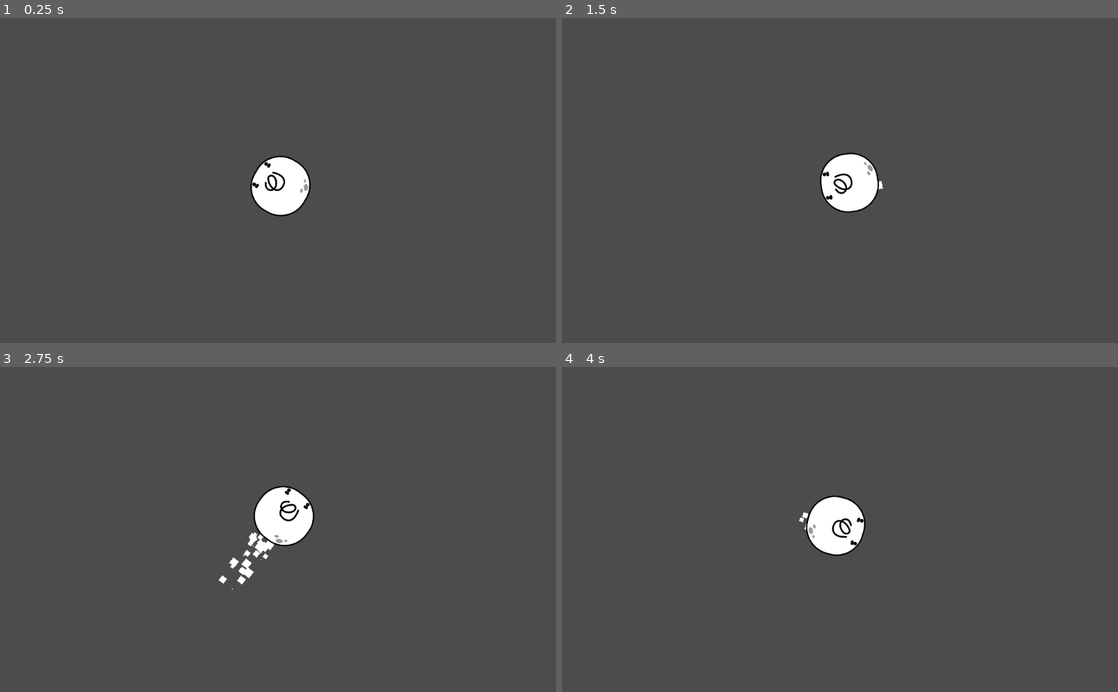
Above: before the commit, frames 1-4 (two rows, left to right).
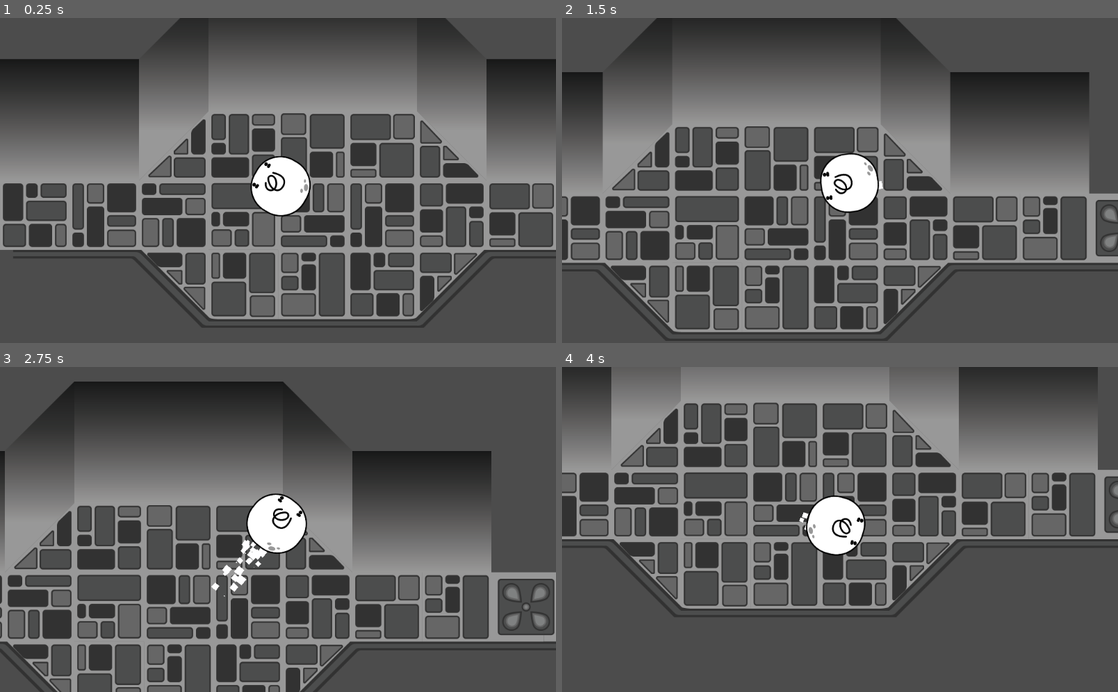
Above: after the commit, the same moments.

Repository: darnest99/Jam1
Game: Godot game, scene res://srs/World/WorldBase.tscn
Same seed, same stepped clock (60 frames per second), same inputs: the game is played once before the commit and once after it. The engine's default icon, where the game draws it, is replaced by a stand-in: a white triangle on a blue panel in a dark square.
Inputs (mouse positions are in pixels of both pictures, inside the frame that each line leads up to):
- Up to frame 1 (0.25 s): no input
- Up to frame 2 (1.5 s): tap Enter at 0.5 s; move the mouse to (962, 164) at 0.52 s; hold W (forward) 0.53-1.28 s; click (962, 164) at 0.6 s; move the mouse to (728, 196) at 1.27 s; click (728, 196) at 1.35 s
- Up to frame 3 (2.75 s): move the mouse to (333, 458) at 2.02 s; hold W (forward) from 2.03 s (still down); click (333, 458) at 2.1 s
- Up to frame 4 (4 s): move the mouse to (812, 594) at 2.77 s; click (812, 594) at 2.85 s; move the mouse to (1006, 578) at 3.52 s; release W (forward) at 3.53 s; click (1006, 578) at 3.6 s

The runs differ from the first frame. In frame 1, 47% of the frame differs, in the area x 0-100%, y 0-96%; in frame 2, 47%; in frame 3, 45%; in frame 4, 41%.

Commit message:
Nat Commit
Built Map1 tiles, added collisions to walls and borders. Need to workshop the corner tiles a little bit so they fit perfectly.

Diff:
--- a/Jam1/project.godot
+++ b/Jam1/project.godot
@@ -10,7 +10,6 @@
 
 _global_script_classes=[  ]
 _global_script_class_icons={
-
 }
 
 [application]
@@ -39,4 +38,5 @@
 
 [rendering]
 
+2d/snapping/use_gpu_pixel_snap=true
 environment/default_environment="res://default_env.tres"
--- a/Jam1/srs/World/WorldBase.tscn
+++ b/Jam1/srs/World/WorldBase.tscn
@@ -3,20 +3,27 @@
 [ext_resource path="res://srs/Actors/PlayerBase.tscn" type="PackedScene" id=1]
 [ext_resource path="res://srs/Actors/BlurbBase.tscn" type="PackedScene" id=2]
 [ext_resource path="res://srs/World/WorldBase.gd" type="Script" id=3]
-
-[sub_resource type="TileSet" id=1]
+[ext_resource path="res://srs/World/dungeonlevel.tres" type="TileSet" id=4]
 
 [node name="WorldBase" type="Node2D"]
 script = ExtResource( 3 )
 mob_scene = ExtResource( 2 )
 
+[node name="TM_wallsfloors" type="TileMap" parent="."]
+tile_set = ExtResource( 4 )
+cell_size = Vector2( 32, 32 )
+format = 1
+tile_data = PoolIntArray( -1376272, 536870919, 0, -1376264, 6, 0, -1441792, 6, 0, -1441784, 6, 0, -1441776, 7, 0, -852000, 6, 0, -851992, 6, 0, -917480, 6, 0, -917472, 6, 0, -458768, -1073741819, 0, -458760, 2, 0, -524288, 0, 0, -524280, -1610612736, 0, -524272, 5, 0, 65504, -1610612734, 0, 65512, -1610612735, 0, 65520, 1610612737, 0, 65528, 3, 0, 0, 1, 0, 8, -1610612735, 0, 16, 1610612738, 0, 24, -1610612736, 0, 32, -1610612733, 0, 40, 1610612740, 0, 589808, 1610612741, 0, 589816, 1610612736, 0, 524288, -1610612733, 0, 524296, -1610612734, 0, 524304, -1610612731, 0 )
+
+[node name="TM_borders" type="TileMap" parent="."]
+tile_set = ExtResource( 4 )
+cell_size = Vector2( 16, 16 )
+format = 1
+tile_data = PoolIntArray( 96, 1073741852, 0, 786524, 1073741845, 0, 1114051, -2147483620, 0, 1114064, -536870884, 0, 1114078, 536870935, 0, 1048606, 536870934, 0, 1048626, -536870884, 0, 1048640, -536870893, 0, 1048655, -536870884, 0, 2162672, -536870893, 0, 2097152, -536870893, 0, 2097168, -536870893, 0 )
+
 [node name="PlayerBase" parent="." instance=ExtResource( 1 )]
 
 [node name="Navigation2D" type="Navigation2D" parent="."]
-
-[node name="TileMap" type="TileMap" parent="Navigation2D"]
-tile_set = SubResource( 1 )
-format = 1
 
 [node name="FPSlabel" type="Label" parent="."]
 margin_left = 901.679
@@ -45,4 +52,5 @@
 
 [node name="pos4" type="Position2D" parent="SpawnPositions"]
 position = Vector2( -193.209, 35.5847 )
+
 [connection signal="timeout" from="MobTimer" to="." method="_on_MobTimer_timeout"]
--- /dev/null
+++ b/Jam1/srs/World/dungeonlevel.tres
@@ -0,0 +1,587 @@
+[gd_resource type="TileSet" load_steps=21 format=2]
+
+[ext_resource path="res://Assets/blobguy_tile_2.png" type="Texture" id=1]
+
+[sub_resource type="ConvexPolygonShape2D" id=4]
+points = PoolVector2Array( 0, 192, 0, 160, 32, 128, 64, 96, 64, 32, 96, 32, 128, 32, 160, 0, 192, 0, 192, 32, 192, 96, 224, 96, 224, 128, 256, 128, 256, 192, 0, 192 )
+
+[sub_resource type="ConvexPolygonShape2D" id=7]
+points = PoolVector2Array( 0, 96, 0, 32, 32, 32, 64, 0, 96, 32, 128, 0, 160, 64, 224, 64, 256, 96 )
+
+[sub_resource type="ConvexPolygonShape2D" id=8]
+points = PoolVector2Array( 0, 64, 64, 0, 128, 64, 128, 128, 32, 128, 0, 96, 0, 64 )
+
+[sub_resource type="ConvexPolygonShape2D" id=9]
+points = PoolVector2Array( 256, 256, 0, 256, 0, 0, 256, 0 )
+
+[sub_resource type="ConvexPolygonShape2D" id=10]
+points = PoolVector2Array( 0, 64, 0, 64, 22.8264, 64.0629, 47.6089, 2.10669, 73.396, 63.7279, 88.4664, 63.7279, 103.202, 63.7279, 128, 0, 155.111, 64.0629, 183.912, 64.3977, 210.704, 0.432251, 236.156, 64.3977, 243.189, 64.0629, 256, 64, 256, 320, 0, 320 )
+
+[sub_resource type="ConvexPolygonShape2D" id=19]
+points = PoolVector2Array( 32, 256, 0, 256, 0, 0, 32, 0 )
+
+[sub_resource type="ConvexPolygonShape2D" id=14]
+points = PoolVector2Array( 0, 0, 96, 0, 96, 96, 64, 96, 64, 32, 0, 32 )
+
+[sub_resource type="ConvexPolygonShape2D" id=15]
+points = PoolVector2Array( 0, 0, 40, 0, 296, 256, 320, 256, 320, 288, 264, 288, 8, 32, 0, 32 )
+
+[sub_resource type="ConvexPolygonShape2D" id=16]
+points = PoolVector2Array( 0, 256, 16, 256, 24, 256, 280, 0, 320, 0, 320, 32, 312, 32, 56, 288, 0, 288 )
+
+[sub_resource type="ConvexPolygonShape2D" id=17]
+points = PoolVector2Array( 320, 0, 320, 32, 296, 32, 40, 288, 0, 288, 0, 256, 8, 256, 264, 0 )
+
+[sub_resource type="ConvexPolygonShape2D" id=18]
+points = PoolVector2Array( 0, 0, 56, 0, 312, 256, 320, 256, 320, 288, 280, 288, 24, 32, 0, 32 )
+
+[sub_resource type="ConvexPolygonShape2D" id=20]
+points = PoolVector2Array( 32, 224, 0, 224, 0, 0, 32, 0 )
+
+[sub_resource type="ConvexPolygonShape2D" id=21]
+points = PoolVector2Array( 0, 0, 40, 0, 40, 16, 288, 264, 256, 296, 0, 40 )
+
+[sub_resource type="ConvexPolygonShape2D" id=22]
+points = PoolVector2Array( 32, 288, 0, 256, 256, 0, 296, 0, 296, 40, 280, 40 )
+
+[sub_resource type="ConvexPolygonShape2D" id=23]
+points = PoolVector2Array( 0, 32, 32, 0, 280, 248, 296, 248, 296, 288, 256, 288 )
+
+[sub_resource type="ConvexPolygonShape2D" id=24]
+points = PoolVector2Array( 0, 256, 256, 0, 296, 0, 296, 40, 280, 40, 32, 288, 0, 256 )
+
+[sub_resource type="ConvexPolygonShape2D" id=11]
+points = PoolVector2Array( 256, 256, 0, 256, 0, 0, 256, 0 )
+
+[sub_resource type="ConvexPolygonShape2D" id=12]
+points = PoolVector2Array( 256, 448, 0, 448, 0, 0, 256, 0 )
+
+[sub_resource type="ConvexPolygonShape2D" id=13]
+points = PoolVector2Array( 0, 0, 0, 0, 256, 256, 256, 704, 0, 448 )
+
+[resource]
+0/name = "blobguy_tile_2.png 0"
+0/texture = ExtResource( 1 )
+0/tex_offset = Vector2( 0, 0 )
+0/modulate = Color( 1, 1, 1, 1 )
+0/region = Rect2( 0, 0, 256, 256 )
+0/tile_mode = 0
+0/occluder_offset = Vector2( 0, 0 )
+0/navigation_offset = Vector2( 0, 0 )
+0/shape_offset = Vector2( 0, 0 )
+0/shape_transform = Transform2D( 1, 0, 0, 1, 0, 0 )
+0/shape_one_way = false
+0/shape_one_way_margin = 0.0
+0/shapes = [  ]
+0/z_index = 0
+1/name = "blobguy_tile_2.png 1"
+1/texture = ExtResource( 1 )
+1/tex_offset = Vector2( 0, 0 )
+1/modulate = Color( 1, 1, 1, 1 )
+1/region = Rect2( 0, 256, 256, 256 )
+1/tile_mode = 0
+1/occluder_offset = Vector2( 0, 0 )
+1/navigation_offset = Vector2( 0, 0 )
+1/shape_offset = Vector2( 0, 0 )
+1/shape_transform = Transform2D( 1, 0, 0, 1, 0, 0 )
+1/shape_one_way = false
+1/shape_one_way_margin = 0.0
+1/shapes = [  ]
+1/z_index = 0
+2/name = "blobguy_tile_2.png 2"
+2/texture = ExtResource( 1 )
+2/tex_offset = Vector2( 0, 0 )
+2/modulate = Color( 1, 1, 1, 1 )
+2/region = Rect2( 0, 512, 256, 256 )
+2/tile_mode = 0
+2/occluder_offset = Vector2( 0, 0 )
+2/navigation_offset = Vector2( 0, 0 )
+2/shape_offset = Vector2( 0, 0 )
+2/shape_transform = Transform2D( 1, 0, 0, 1, 0, 0 )
+2/shape_one_way = false
+2/shape_one_way_margin = 0.0
+2/shapes = [  ]
+2/z_index = 0
+3/name = "blobguy_tile_2.png 3"
+3/texture = ExtResource( 1 )
+3/tex_offset = Vector2( 0, 0 )
+3/modulate = Color( 1, 1, 1, 1 )
+3/region = Rect2( 0, 768, 256, 256 )
+3/tile_mode = 0
+3/occluder_offset = Vector2( 0, 0 )
+3/navigation_offset = Vector2( 0, 0 )
+3/shape_offset = Vector2( 0, 0 )
+3/shape_transform = Transform2D( 1, 0, 0, 1, 0, 0 )
+3/shape_one_way = false
+3/shape_one_way_margin = 0.0
+3/shapes = [  ]
+3/z_index = 0
+4/name = "blobguy_tile_2.png 4"
+4/texture = ExtResource( 1 )
+4/tex_offset = Vector2( 0, 0 )
+4/modulate = Color( 1, 1, 1, 1 )
+4/region = Rect2( 256, 768, 256, 256 )
+4/tile_mode = 0
+4/occluder_offset = Vector2( 0, 0 )
+4/navigation_offset = Vector2( 0, 0 )
+4/shape_offset = Vector2( 0, 0 )
+4/shape_transform = Transform2D( 1, 0, 0, 1, 0, 0 )
+4/shape = SubResource( 11 )
+4/shape_one_way = false
+4/shape_one_way_margin = 1.0
+4/shapes = [ {
+"autotile_coord": Vector2( 0, 0 ),
+"one_way": false,
+"one_way_margin": 1.0,
+"shape": SubResource( 11 ),
+"shape_transform": Transform2D( 1, 0, 0, 1, 0, 0 )
+} ]
+4/z_index = 0
+5/name = "blobguy_tile_2.png 5"
+5/texture = ExtResource( 1 )
+5/tex_offset = Vector2( 0, 0 )
+5/modulate = Color( 1, 1, 1, 1 )
+5/region = Rect2( 256, 512, 256, 256 )
+5/tile_mode = 0
+5/occluder_offset = Vector2( 0, 0 )
+5/navigation_offset = Vector2( 0, 0 )
+5/shape_offset = Vector2( 0, 0 )
+5/shape_transform = Transform2D( 1, 0, 0, 1, 0, 0 )
+5/shape_one_way = false
+5/shape_one_way_margin = 0.0
+5/shapes = [  ]
+5/z_index = 0
+6/name = "blobguy_tile_2.png 6"
+6/texture = ExtResource( 1 )
+6/tex_offset = Vector2( 0, 0 )
+6/modulate = Color( 1, 1, 1, 1 )
+6/region = Rect2( 256, 0, 256, 448 )
+6/tile_mode = 0
+6/occluder_offset = Vector2( 0, 0 )
+6/navigation_offset = Vector2( 0, 0 )
+6/shape_offset = Vector2( 0, 0 )
+6/shape_transform = Transform2D( 1, 0, 0, 1, 0, 0 )
+6/shape = SubResource( 12 )
+6/shape_one_way = false
+6/shape_one_way_margin = 1.0
+6/shapes = [ {
+"autotile_coord": Vector2( 0, 0 ),
+"one_way": false,
+"one_way_margin": 1.0,
+"shape": SubResource( 12 ),
+"shape_transform": Transform2D( 1, 0, 0, 1, 0, 0 )
+} ]
+6/z_index = 0
+7/name = "blobguy_tile_2.png 7"
+7/texture = ExtResource( 1 )
+7/tex_offset = Vector2( 0, 0 )
+7/modulate = Color( 1, 1, 1, 1 )
+7/region = Rect2( 512, 0, 256, 704 )
+7/tile_mode = 0
+7/occluder_offset = Vector2( 0, 0 )
+7/navigation_offset = Vector2( 0, 0 )
+7/shape_offset = Vector2( 0, 0 )
+7/shape_transform = Transform2D( 1, 0, 0, 1, 0, 0 )
+7/shape = SubResource( 13 )
+7/shape_one_way = false
+7/shape_one_way_margin = 1.0
+7/shapes = [ {
+"autotile_coord": Vector2( 0, 0 ),
+"one_way": false,
+"one_way_margin": 1.0,
+"shape": SubResource( 13 ),
+"shape_transform": Transform2D( 1, 0, 0, 1, 0, 0 )
+} ]
+7/z_index = 0
+8/name = "blobguy_tile_2.png 8"
+8/texture = ExtResource( 1 )
+8/tex_offset = Vector2( 0, 0 )
+8/modulate = Color( 1, 1, 1, 1 )
+8/region = Rect2( 768, 0, 288, 384 )
+8/tile_mode = 0
+8/occluder_offset = Vector2( 0, 0 )
+8/navigation_offset = Vector2( 0, 0 )
+8/shape_offset = Vector2( 0, 0 )
+8/shape_transform = Transform2D( 1, 0, 0, 1, 0, 0 )
+8/shape_one_way = false
+8/shape_one_way_margin = 0.0
+8/shapes = [  ]
+8/z_index = 0
+9/name = "blobguy_tile_2.png 9"
+9/texture = ExtResource( 1 )
+9/tex_offset = Vector2( 0, 0 )
+9/modulate = Color( 1, 1, 1, 1 )
+9/region = Rect2( 768, 384, 288, 320 )
+9/tile_mode = 0
+9/occluder_offset = Vector2( 0, 0 )
+9/navigation_offset = Vector2( 0, 0 )
+9/shape_offset = Vector2( 0, 0 )
+9/shape_transform = Transform2D( 1, 0, 0, 1, 0, 0 )
+9/shape_one_way = false
+9/shape_one_way_margin = 0.0
+9/shapes = [  ]
+9/z_index = 0
+12/name = "blobguy_tile_2.png 12"
+12/texture = ExtResource( 1 )
+12/tex_offset = Vector2( 0, 0 )
+12/modulate = Color( 1, 1, 1, 1 )
+12/region = Rect2( 512, 704, 256, 192 )
+12/tile_mode = 0
+12/occluder_offset = Vector2( 0, 0 )
+12/navigation_offset = Vector2( 0, 0 )
+12/shape_offset = Vector2( 0, 0 )
+12/shape_transform = Transform2D( 1, 0, 0, 1, 0, 0 )
+12/shape = SubResource( 4 )
+12/shape_one_way = false
+12/shape_one_way_margin = 1.0
+12/shapes = [ {
+"autotile_coord": Vector2( 0, 0 ),
+"one_way": false,
+"one_way_margin": 1.0,
+"shape": SubResource( 4 ),
+"shape_transform": Transform2D( 1, 0, 0, 1, 0, 0 )
+} ]
+12/z_index = 0
+15/name = "blobguy_tile_2.png 15"
+15/texture = ExtResource( 1 )
+15/tex_offset = Vector2( 0, 0 )
+15/modulate = Color( 1, 1, 1, 1 )
+15/region = Rect2( 768, 736, 256, 96 )
+15/tile_mode = 0
+15/occluder_offset = Vector2( 0, 0 )
+15/navigation_offset = Vector2( 0, 0 )
+15/shape_offset = Vector2( 0, 0 )
+15/shape_transform = Transform2D( 1, 0, 0, 1, 0, 0 )
+15/shape = SubResource( 7 )
+15/shape_one_way = false
+15/shape_one_way_margin = 1.0
+15/shapes = [ {
+"autotile_coord": Vector2( 0, 0 ),
+"one_way": false,
+"one_way_margin": 1.0,
+"shape": SubResource( 7 ),
+"shape_transform": Transform2D( 1, 0, 0, 1, 0, 0 )
+} ]
+15/z_index = 0
+16/name = "blobguy_tile_2.png 16"
+16/texture = ExtResource( 1 )
+16/tex_offset = Vector2( 0, 0 )
+16/modulate = Color( 1, 1, 1, 1 )
+16/region = Rect2( 1024, 896, 128, 128 )
+16/tile_mode = 0
+16/occluder_offset = Vector2( 0, 0 )
+16/navigation_offset = Vector2( 0, 0 )
+16/shape_offset = Vector2( 0, 0 )
+16/shape_transform = Transform2D( 1, 0, 0, 1, 0, 0 )
+16/shape = SubResource( 8 )
+16/shape_one_way = false
+16/shape_one_way_margin = 1.0
+16/shapes = [ {
+"autotile_coord": Vector2( 0, 0 ),
+"one_way": false,
+"one_way_margin": 1.0,
+"shape": SubResource( 8 ),
+"shape_transform": Transform2D( 1, 0, 0, 1, 0, 0 )
+} ]
+16/z_index = 0
+17/name = "blobguy_tile_2.png 17"
+17/texture = ExtResource( 1 )
+17/tex_offset = Vector2( 0, 0 )
+17/modulate = Color( 1, 1, 1, 1 )
+17/region = Rect2( 1216, 768, 256, 256 )
+17/tile_mode = 0
+17/occluder_offset = Vector2( 0, 0 )
+17/navigation_offset = Vector2( 0, 0 )
+17/shape_offset = Vector2( 0, 0 )
+17/shape_transform = Transform2D( 1, 0, 0, 1, 0, 0 )
+17/shape = SubResource( 9 )
+17/shape_one_way = false
+17/shape_one_way_margin = 1.0
+17/shapes = [ {
+"autotile_coord": Vector2( 0, 0 ),
+"one_way": false,
+"one_way_margin": 1.0,
+"shape": SubResource( 9 ),
+"shape_transform": Transform2D( 1, 0, 0, 1, 0, 0 )
+} ]
+17/z_index = 0
+18/name = "blobguy_tile_2.png 18"
+18/texture = ExtResource( 1 )
+18/tex_offset = Vector2( 0, 0 )
+18/modulate = Color( 1, 1, 1, 1 )
+18/region = Rect2( 1472, 704, 256, 320 )
+18/tile_mode = 0
+18/occluder_offset = Vector2( 0, 0 )
+18/navigation_offset = Vector2( 0, 0 )
+18/shape_offset = Vector2( 0, 0 )
+18/shape_transform = Transform2D( 1, 0, 0, 1, 0, 0 )
+18/shape = SubResource( 10 )
+18/shape_one_way = false
+18/shape_one_way_margin = 1.0
+18/shapes = [ {
+"autotile_coord": Vector2( 0, 0 ),
+"one_way": false,
+"one_way_margin": 1.0,
+"shape": SubResource( 10 ),
+"shape_transform": Transform2D( 1, 0, 0, 1, 0, 0 )
+} ]
+18/z_index = 0
+19/name = "blobguy_tile_2.png 19"
+19/texture = ExtResource( 1 )
+19/tex_offset = Vector2( 0, 0 )
+19/modulate = Color( 1, 1, 1, 1 )
+19/region = Rect2( 1728, 768, 32, 256 )
+19/tile_mode = 0
+19/occluder_offset = Vector2( 0, 0 )
+19/navigation_offset = Vector2( 0, 0 )
+19/shape_offset = Vector2( 0, 0 )
+19/shape_transform = Transform2D( 1, 0, 0, 1, 0, 0 )
+19/shape = SubResource( 19 )
+19/shape_one_way = false
+19/shape_one_way_margin = 1.0
+19/shapes = [ {
+"autotile_coord": Vector2( 0, 0 ),
+"one_way": false,
+"one_way_margin": 1.0,
+"shape": SubResource( 19 ),
+"shape_transform": Transform2D( 1, 0, 0, 1, 0, 0 )
+} ]
+19/z_index = 0
+21/name = "blobguy_tile_2.png 21"
+21/texture = ExtResource( 1 )
+21/tex_offset = Vector2( 0, 0 )
+21/modulate = Color( 1, 1, 1, 1 )
+21/region = Rect2( 1792, 768, 96, 96 )
+21/tile_mode = 0
+21/occluder_offset = Vector2( 0, 0 )
+21/navigation_offset = Vector2( 0, 0 )
+21/shape_offset = Vector2( 0, 0 )
+21/shape_transform = Transform2D( 1, 0, 0, 1, 0, 0 )
+21/shape = SubResource( 14 )
+21/shape_one_way = false
+21/shape_one_way_margin = 1.0
+21/shapes = [ {
+"autotile_coord": Vector2( 0, 0 ),
+"one_way": false,
+"one_way_margin": 1.0,
+"shape": SubResource( 14 ),
+"shape_transform": Transform2D( 1, 0, 0, 1, 0, 0 )
+} ]
+21/z_index = 0
+22/name = "blobguy_tile_2.png 22"
+22/texture = ExtResource( 1 )
+22/tex_offset = Vector2( 0, 0 )
+22/modulate = Color( 1, 1, 1, 1 )
+22/region = Rect2( 1472, 384, 320, 288 )
+22/tile_mode = 0
+22/occluder_offset = Vector2( 0, 0 )
+22/navigation_offset = Vector2( 0, 0 )
+22/shape_offset = Vector2( 0, 0 )
+22/shape_transform = Transform2D( 1, 0, 0, 1, 0, 0 )
+22/shape = SubResource( 15 )
+22/shape_one_way = false
+22/shape_one_way_margin = 1.0
+22/shapes = [ {
+"autotile_coord": Vector2( 0, 0 ),
+"one_way": false,
+"one_way_margin": 1.0,
+"shape": SubResource( 15 ),
+"shape_transform": Transform2D( 1, 0, 0, 1, 0, 0 )
+} ]
+22/z_index = 0
+23/name = "blobguy_tile_2.png 23"
+23/texture = ExtResource( 1 )
+23/tex_offset = Vector2( 0, 0 )
+23/modulate = Color( 1, 1, 1, 1 )
+23/region = Rect2( 1088, 384, 320, 288 )
+23/tile_mode = 0
+23/occluder_offset = Vector2( 0, 0 )
+23/navigation_offset = Vector2( 0, 0 )
+23/shape_offset = Vector2( 0, 0 )
+23/shape_transform = Transform2D( 1, 0, 0, 1, 0, 0 )
+23/shape = SubResource( 16 )
+23/shape_one_way = false
+23/shape_one_way_margin = 1.0
+23/shapes = [ {
+"autotile_coord": Vector2( 0, 0 ),
+"one_way": false,
+"one_way_margin": 1.0,
+"shape": SubResource( 16 ),
+"shape_transform": Transform2D( 1, 0, 0, 1, 0, 0 )
+} ]
+23/z_index = 0
+24/name = "blobguy_tile_2.png 24"
+24/texture = ExtResource( 1 )
+24/tex_offset = Vector2( 0, 0 )
+24/modulate = Color( 1, 1, 1, 1 )
+24/region = Rect2( 1472, 32, 320, 288 )
+24/tile_mode = 0
+24/occluder_offset = Vector2( 0, 0 )
+24/navigation_offset = Vector2( 0, 0 )
+24/shape_offset = Vector2( 0, 0 )
+24/shape_transform = Transform2D( 1, 0, 0, 1, 0, 0 )
+24/shape = SubResource( 17 )
+24/shape_one_way = false
+24/shape_one_way_margin = 1.0
+24/shapes = [ {
+"autotile_coord": Vector2( 0, 0 ),
+"one_way": false,
+"one_way_margin": 1.0,
+"shape": SubResource( 17 ),
+"shape_transform": Transform2D( 1, 0, 0, 1, 0, 0 )
+} ]
+24/z_index = 0
+25/name = "blobguy_tile_2.png 25"
+25/texture = ExtResource( 1 )
+25/tex_offset = Vector2( 0, 0 )
+25/modulate = Color( 1, 1, 1, 1 )
+25/region = Rect2( 1088, 32, 320, 288 )
+25/tile_mode = 0
+25/occluder_offset = Vector2( 0, 0 )
+25/navigation_offset = Vector2( 0, 0 )
+25/shape_offset = Vector2( 0, 0 )
+25/shape_transform = Transform2D( 1, 0, 0, 1, 0, 0 )
+25/shape = SubResource( 18 )
+25/shape_one_way = false
+25/shape_one_way_margin = 1.0
+25/shapes = [ {
+"autotile_coord": Vector2( 0, 0 ),
+"one_way": false,
+"one_way_margin": 1.0,
+"shape": SubResource( 18 ),
+"shape_transform": Transform2D( 1, 0, 0, 1, 0, 0 )
+} ]
+25/z_index = 0
+26/name = "blobguy_tile_2.png 26"
+26/texture = ExtResource( 1 )
+26/tex_offset = Vector2( 0, 0 )
+26/modulate = Color( 1, 1, 1, 1 )
+26/region = Rect2( 768, 920, 192, 104 )
+26/tile_mode = 0
+26/occluder_offset = Vector2( 0, 0 )
+26/navigation_offset = Vector2( 0, 0 )
+26/shape_offset = Vector2( 0, 0 )
+26/shape_transform = Transform2D( 1, 0, 0, 1, 0, 0 )
+26/shape_one_way = false
+26/shape_one_way_margin = 0.0
+26/shapes = [  ]
+26/z_index = 0
+27/name = "blobguy_tile_2.png 27"
+27/texture = ExtResource( 1 )
+27/tex_offset = Vector2( 0, 0 )
+27/modulate = Color( 1, 1, 1, 1 )
+27/region = Rect2( 512, 944, 256, 80 )
+27/tile_mode = 0
+27/occluder_offset = Vector2( 0, 0 )
+27/navigation_offset = Vector2( 0, 0 )
+27/shape_offset = Vector2( 0, 0 )
+27/shape_transform = Transform2D( 1, 0, 0, 1, 0, 0 )
+27/shape_one_way = false
+27/shape_one_way_margin = 0.0
+27/shapes = [  ]
+27/z_index = 0
+28/name = "blobguy_tile_2.png 28"
+28/texture = ExtResource( 1 )
+28/tex_offset = Vector2( 0, 0 )
+28/modulate = Color( 1, 1, 1, 1 )
+28/region = Rect2( 1760, 800, 32, 224 )
+28/tile_mode = 0
+28/occluder_offset = Vector2( 0, 0 )
+28/navigation_offset = Vector2( 0, 0 )
+28/shape_offset = Vector2( 0, 0 )
+28/shape_transform = Transform2D( 1, 0, 0, 1, 0, 0 )
+28/shape = SubResource( 20 )
+28/shape_one_way = false
+28/shape_one_way_margin = 1.0
+28/shapes = [ {
+"autotile_coord": Vector2( 0, 0 ),
+"one_way": false,
+"one_way_margin": 1.0,
+"shape": SubResource( 20 ),
+"shape_transform": Transform2D( 1, 0, 0, 1, 0, 0 )
+} ]
+28/z_index = 0
+29/name = "blobguy_tile_2.png 29"
+29/texture = ExtResource( 1 )
+29/tex_offset = Vector2( 0, 0 )
+29/modulate = Color( 1, 1, 1, 1 )
+29/region = Rect2( 1888, 56, 288, 296 )
+29/tile_mode = 0
+29/occluder_offset = Vector2( 0, 0 )
+29/navigation_offset = Vector2( 0, 0 )
+29/shape_offset = Vector2( 0, 0 )
+29/shape_transform = Transform2D( 1, 0, 0, 1, 0, 0 )
+29/shape = SubResource( 21 )
+29/shape_one_way = false
+29/shape_one_way_margin = 1.0
+29/shapes = [ {
+"autotile_coord": Vector2( 0, 0 ),
+"one_way": false,
+"one_way_margin": 1.0,
+"shape": SubResource( 21 ),
+"shape_transform": Transform2D( 1, 0, 0, 1, 0, 0 )
+} ]
+29/z_index = 0
+30/name = "blobguy_tile_2.png 30"
+30/texture = ExtResource( 1 )
+30/tex_offset = Vector2( 0, 0 )
+30/modulate = Color( 1, 1, 1, 1 )
+30/region = Rect2( 2240, 64, 296, 288 )
+30/tile_mode = 0
+30/occluder_offset = Vector2( 0, 0 )
+30/navigation_offset = Vector2( 0, 0 )
+30/shape_offset = Vector2( 0, 0 )
+30/shape_transform = Transform2D( 1, 0, 0, 1, 0, 0 )
+30/shape = SubResource( 22 )
+30/shape_one_way = false
+30/shape_one_way_margin = 1.0
+30/shapes = [ {
+"autotile_coord": Vector2( 0, 0 ),
+"one_way": false,
+"one_way_margin": 1.0,
+"shape": SubResource( 22 ),
+"shape_transform": Transform2D( 1, 0, 0, 1, 0, 0 )
+} ]
+30/z_index = 0
+31/name = "blobguy_tile_2.png 31"
+31/texture = ExtResource( 1 )
+31/tex_offset = Vector2( 0, 0 )
+31/modulate = Color( 1, 1, 1, 1 )
+31/region = Rect2( 2240, 384, 296, 288 )
+31/tile_mode = 0
+31/occluder_offset = Vector2( 0, 0 )
+31/navigation_offset = Vector2( 0, 0 )
+31/shape_offset = Vector2( 0, 0 )
+31/shape_transform = Transform2D( 1, 0, 0, 1, 0, 0 )
+31/shape = SubResource( 23 )
+31/shape_one_way = false
+31/shape_one_way_margin = 1.0
+31/shapes = [ {
+"autotile_coord": Vector2( 0, 0 ),
+"one_way": false,
+"one_way_margin": 1.0,
+"shape": SubResource( 23 ),
+"shape_transform": Transform2D( 1, 0, 0, 1, 0, 0 )
+} ]
+31/z_index = 0
+32/name = "blobguy_tile_2.png 32"
+32/texture = ExtResource( 1 )
+32/tex_offset = Vector2( 0, 0 )
+32/modulate = Color( 1, 1, 1, 1 )
+32/region = Rect2( 1880, 384, 296, 288 )
+32/tile_mode = 0
+32/occluder_offset = Vector2( 0, 0 )
+32/navigation_offset = Vector2( 0, 0 )
+32/shape_offset = Vector2( 0, 0 )
+32/shape_transform = Transform2D( 1, 0, 0, 1, 0, 0 )
+32/shape = SubResource( 24 )
+32/shape_one_way = false
+32/shape_one_way_margin = 1.0
+32/shapes = [ {
+"autotile_coord": Vector2( 0, 0 ),
+"one_way": false,
+"one_way_margin": 1.0,
+"shape": SubResource( 24 ),
+"shape_transform": Transform2D( 1, 0, 0, 1, 0, 0 )
+} ]
+32/z_index = 0
Binary file added: Jam1/Assets/blobguy_tile_2.png
Not shown, added: Jam1/Assets/blobguy_tile_2.png.import
Binary file added: Jam1/srs/World/blobguy_tile_2.png
Not shown, added: Jam1/srs/World/blobguy_tile_2.png.import
